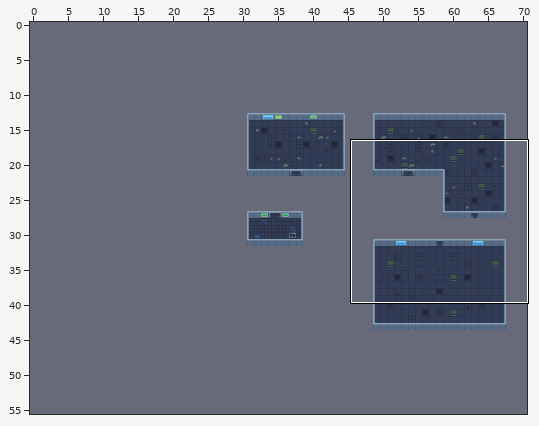
LDtk project -- Assets/LDtk/Feature_test.ldtk. The picture above shows the old version from afar; the outline marks the close-up.
Close-up. Old version:
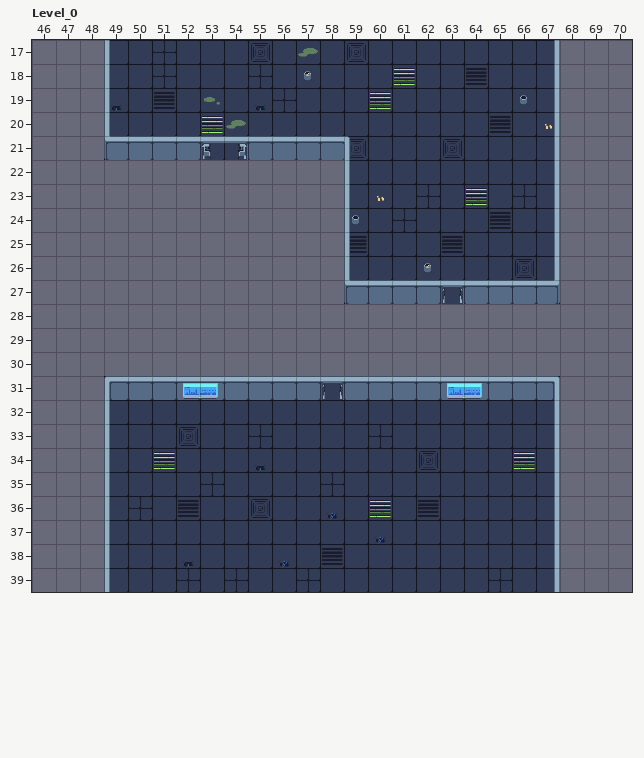
Cells are 32x32 px. Shown: Level_0 x 46..70, y 17..39. The commit also changed other parts of the map, which this record leaves out. The old version is drawn lined up with the new one.
New version:
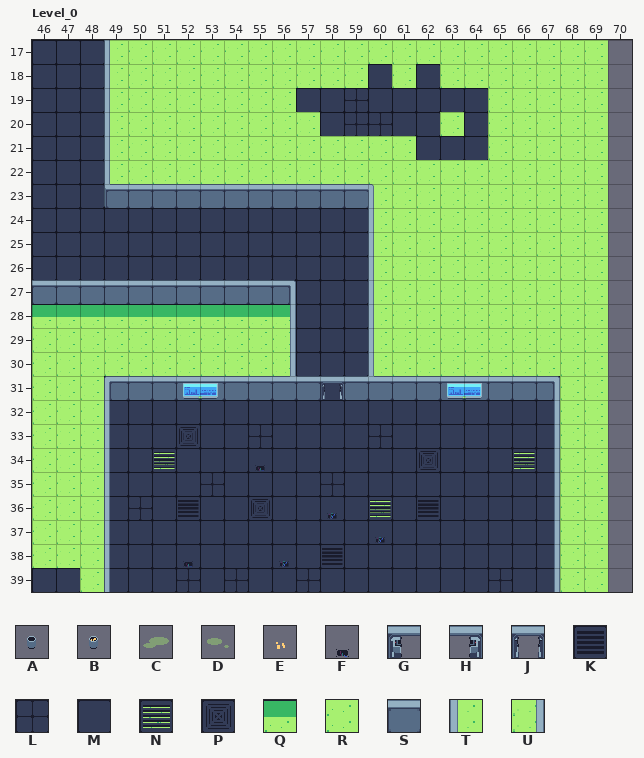
Key: from "Props_and_items_x1": A 0, B 1, C 24, D 25, E 38, F 204, G 336, H 337, J 515; from "Tileset_x1": K 69, L 70, M 71, N 73, P 106, Q 109, R 146; from "Wall": S 1 "Wall_Horizontal", T 2 "L_Wall_Vertical", U 3 "R_Wall_Vertical".
_ is an empty cell.
From old to new:
map size 49x31 -> 70x56 cells (old content now starts at 31,13; both pictures use the new coordinates)
Layer "Floor":
The author changed tile M to tile L in row 19 at x 59; in row 20 at x 59 to 60.
The author changed tile K to tile M in row 25 at x 59.
The author changed tile N to tile M in row 19 at x 60.
The author changed tile P to tile M in row 21 at x 63.
Tile M now appears in rows 17 to 22 at x 46 to 48; in rows 23 to 27 at x 46 to 58; in rows 28 to 30 at x 57 to 59; in row 39 at x 46 to 47.
Tile Q now appears in row 28 at x 46 to 56.
The author changed tile K to tile R in row 18 at x 64; in row 19 at x 51; in row 20 at x 65; in row 24 at x 65; in row 25 at x 63.
The author changed tile L to tile R in row 17 at x 51; in row 18 at x 51 and 55; in row 19 at x 56; in row 23 at x 62 and 66; in row 24 at x 61.
The author changed tile M to tile R in row 17 at x 49 to 50, 52 to 54, 56 to 58 and 60 to 67; in row 18 at x 49 to 50, 52 to 54, 56 to 59, 63 and 65 to 67; in row 19 at x 49 to 50, 52 to 55 and 65 to 67; in row 20 at x 49 to 52, 54 to 57, 63 and 66 to 67; in row 21 at x 49 to 58, 60 to 61 and 65 to 67; in row 22 at x 59 to 67.
The author changed tile M to tile R in row 23 at x 60 to 61, 63, 65 and 67; in row 24 at x 60, 62 to 64 and 66 to 67; in row 25 at x 60 to 62 and 64 to 67; in row 26 at x 60 to 65 and 67; in row 27 at x 60 to 67.
The author changed tile N to tile R in row 18 at x 61; in row 20 at x 53; in row 23 at x 64.
The author changed tile P to tile R in row 17 at x 55 and 59; in row 21 at x 59; in row 26 at x 66.
Tile R now appears in rows 17 to 21 at x 68 to 69; in row 22 at x 49 to 58 and 68 to 69; in rows 23 to 27 at x 68 to 69; in row 28 at x 60 to 69; in rows 29 to 30 at x 46 to 56 and 60 to 69; in rows 31 to 38 at x 46 to 48 and 68 to 69.
Tile R now appears in row 39 at x 48 and 68 to 69.
Layer "Wall":
The author changed tile T to tile S in row 23 at x 59.
Tile S now appears in row 23 at x 49 to 58; in row 27 at x 46 to 56.
The author changed tile S to tile T in row 21 at x 49; in row 27 at x 60.
Tile T now appears in row 22 at x 49; in rows 23 to 26 at x 60; in rows 28 to 30 at x 60.
Tile U now appears in rows 28 to 30 at x 56.
The edit erases tile S in row 21 at x 50 to 52 and 55 to 58; in row 27 at x 59, 61 to 62 and 64 to 67.
The edit erases tile T in rows 21 to 22 at x 59; in rows 24 to 26 at x 59.
The edit erases tile U in rows 17 to 26 at x 67.
Layer "Props":
The edit erases tile A in row 19 at x 66; in row 24 at x 59.
The edit erases tile B in row 18 at x 57; in row 26 at x 62.
The edit erases tile C in row 17 at x 57; in row 20 at x 54.
The edit erases tile D in row 19 at x 53.
The edit erases tile E in row 20 at x 67; in row 23 at x 60.
The edit erases tile F in row 19 at x 49 and 55.
The edit erases tile G in row 21 at x 53.
The edit erases tile H in row 21 at x 54.
The edit erases tile J in row 27 at x 63.
